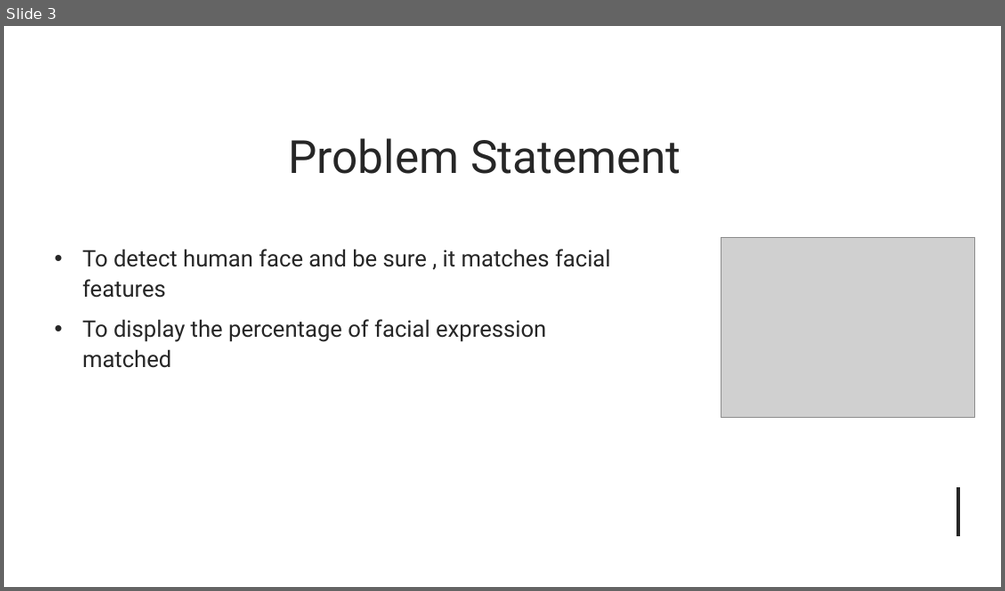
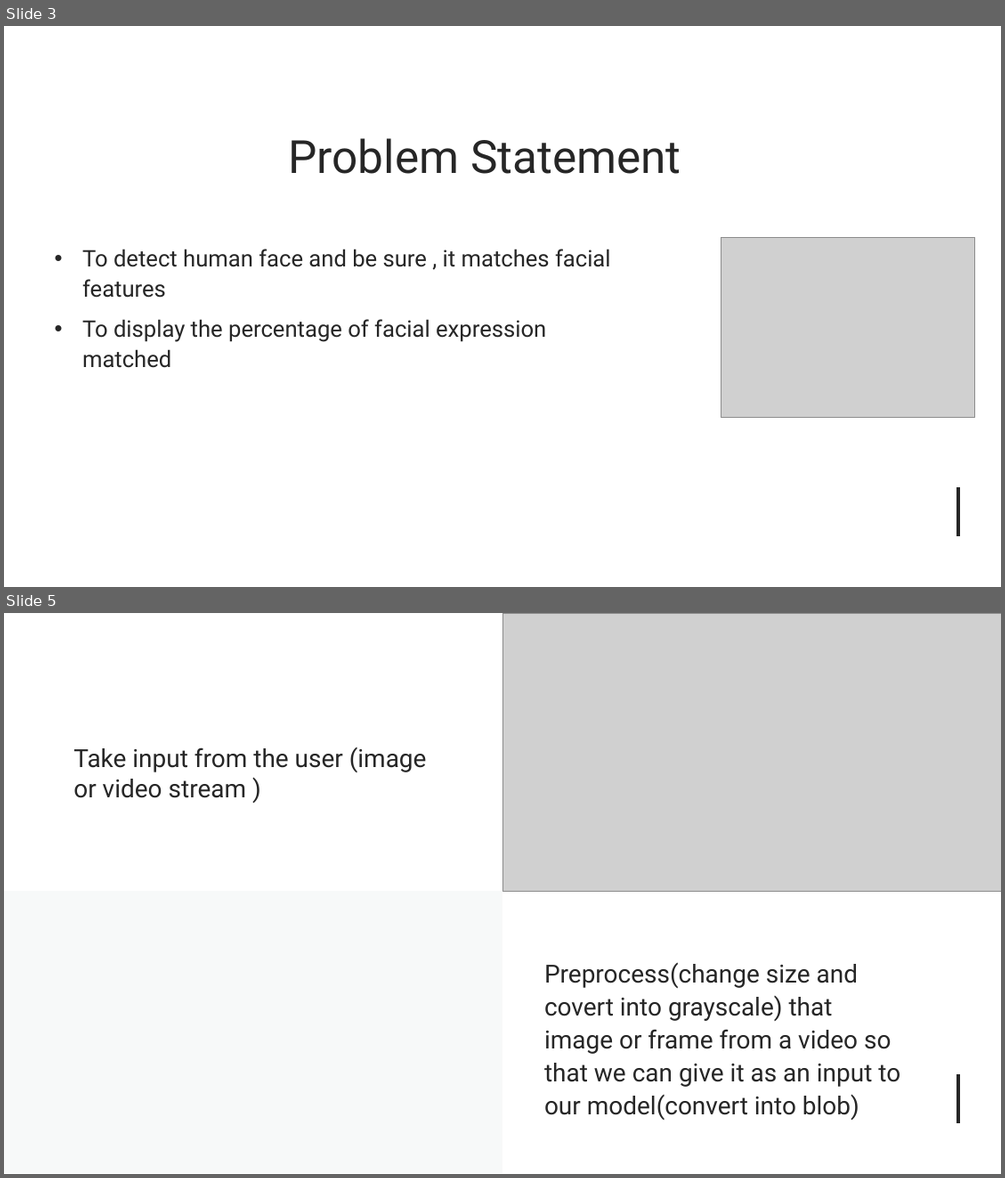
Before and after one commit to prabhdeep0007/face_detection_using_opencv, a slide deck: mini project.pptx. Shown one above the other, each under a label of ours: slide 3 before the commit, slides 3 and 5 after it; the slides between them are not shown. The pictures are 1005x591 and 1005x1178 pixels, drawn with LibreOffice and Linux fonts; fonts in the diff are those of the drawing; grey boxes stand for pictures. Boxes give left, top, right and bottom in pixels: in the first picture for what was removed or moved away, otherwise in the second. Text is boxed around its words. In the diff, an @@ line names an element or a change of style, - is before the commit and + after.

```diff
--- a/mini project.pptx
+++ b/mini project.pptx
@@ slide 5 added at (x1=4, y1=613, x2=1001, y2=1174), background #FFFFFF @@
@@ rectangle added at (x1=4, y1=613, x2=502, y2=1174), fill #FFFFFF @@
@@ rectangle added at (x1=4, y1=613, x2=1001, y2=821), fill #FFFFFF @@
@@ rectangle added at (x1=4, y1=613, x2=1001, y2=1174), fill #FFFFFF @@
@@ rectangle added at (x1=4, y1=613, x2=1001, y2=1173), fill #ECF0F0 at 40% opacity @@
@@ rectangle added at (x1=4, y1=614, x2=1001, y2=892), fill #FFFFFF @@
@@ rectangle added at (x1=11, y1=613, x2=420, y2=1174), fill #FFFFFF @@
@@ rectangle added at (x1=502, y1=613, x2=1001, y2=1173), fill #FFFFFF @@
@@ picture added at (x1=502, y1=613, x2=1001, y2=892) @@
@@ title added at (x1=73, y1=747, x2=427, y2=798), 24 pt, text #262626 @@
+Take input from the user (image or video stream )
@@ text added at (x1=544, y1=962, x2=900, y2=1119), 24 pt, text #262626 @@
+Preprocess(change size and covert into grayscale) that image or frame from a video so that we can give it as an input to our model(convert into blob)
@@ line added from (958, 1074) to (958, 1123), #262626 3 pt @@
```
Also in this commit, not shown: 3 slides changed, 1 other slide added, 1 slide removed, 2 other files.
